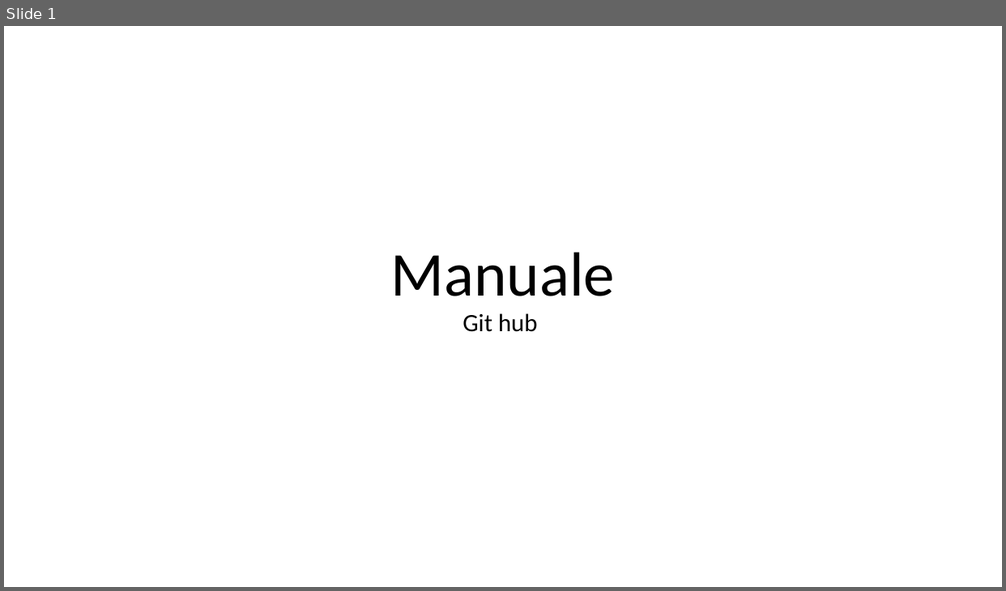
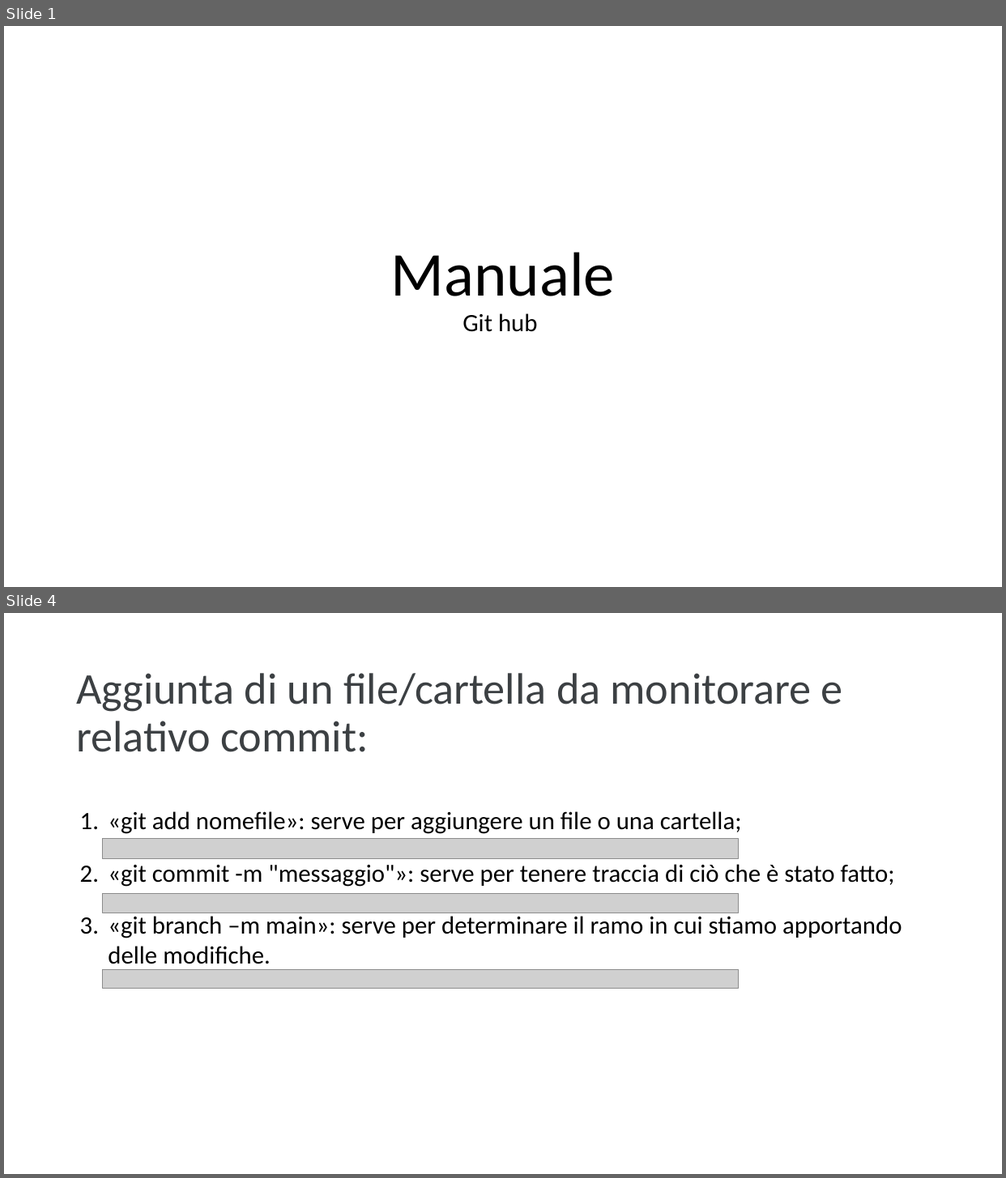
Before and after one commit to camilla-andreatta/Manuale1, a slide deck: Manuale.pptx. Shown one above the other, each under a label of ours: slide 1 before the commit, slides 1 and 4 after it; the slides between them are not shown. The pictures are 1006x591 and 1006x1178 pixels, drawn with LibreOffice and Linux fonts; fonts in the diff are those of the drawing; grey boxes stand for pictures. Boxes give left, top, right and bottom in pixels: in the first picture for what was removed or moved away, otherwise in the second. Text is boxed around its words. In the diff, an @@ line names an element or a change of style, - is before the commit and + after.

```diff
--- a/Manuale.pptx
+++ b/Manuale.pptx
@@ slide 4 added at box(4, 613, 1002, 1174), background #FFFFFF @@
@@ title added at box(76, 673, 843, 752), 42.3 pt, text #3C4043 @@
+Aggiunta di un file/cartella da monitorare e relativo commit:
@@ text added at box(108, 811, 901, 970), 24 pt, text #000000 @@
+1. «git add nomefile»: serve per aggiungere un file o una cartella;
+2. «git commit -m "messaggio"»: serve per tenere traccia di ciò che è stato fatto;
+3. «git branch –m main»: serve per determinare il ramo in cui stiamo apportando delle modifiche.
@@ picture added at box(103, 839, 739, 859) @@
@@ picture added at box(103, 894, 739, 914) @@
@@ picture added at box(103, 969, 739, 988) @@
```
Also in this commit, not shown: 1 slide changed, 6 other slides added, 1 slide removed.
